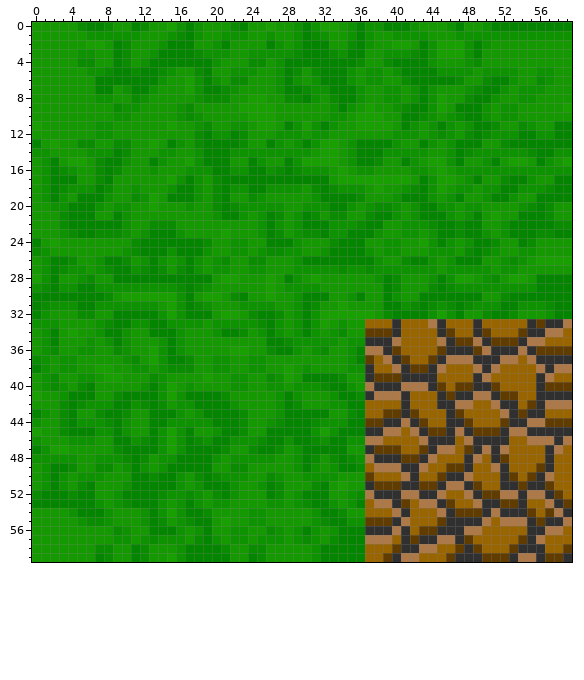
One commit to this pixel-art sprite: Project LoFi/Project LoFi/Project_LoFiContent/Textures/BottomRightCornerStoneAndGrass.png. Above: the version before the commit.
The file is 60x60 pixels. Colours within 5 levels of each other are drawn and written as one.
The result:
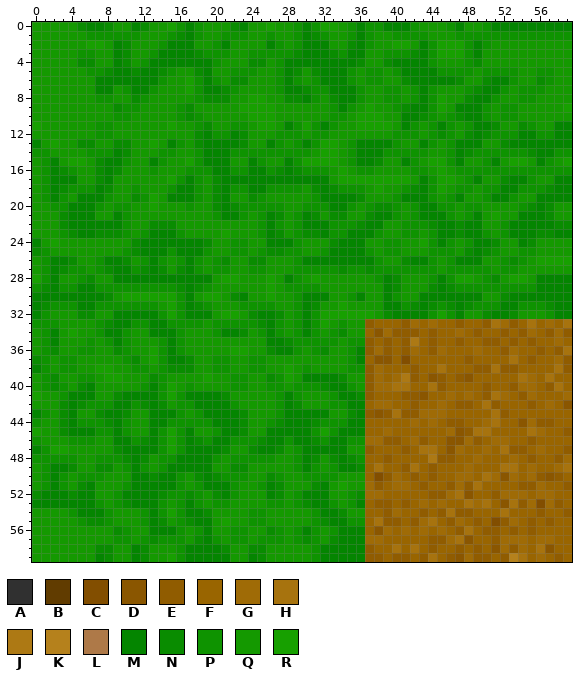
Palette (. is transparent): A #303030  B #613c00  C #824e00  D #8a5600  E #905c00  F #996500  G #9f6b06  H #a7730e  J #ad7914  K #b5811c  L #ae7948  M #048500  N #098c00  P #0e9300  Q #149900  R #17a000
Change:
@@ x 35..59 @@
 32 RRRQNMMMMPRPMQQNMMNQQQPMM
-33 QQFFFAFFFLAFFFAFFFFFABAAL
-34 QQBBBAFFFFABFFABFFFBAALLF
-35 PPAAALFFFFLABBLABBBALLFFF
-36 PMLLABFFFFBAAABLAAALABBBB
-37 PMBFLABFFBALLLAAALLFLAAAA
-38 PPAFFLABBALFFFLALFFFFLALL
-39 QQABBBAAAAFFFFALFFFFFALFF
-40 PQLAAALLLABFBBAABFFFFABBB
-41 MNALLLAFFFABAALLABBFFAAAA
-42 MMFFFFAFFFAALLFFLAAFBALLL
-43 NMFFBBABFFFABFFFFLABAAFFF
-44 MMBBAALABFFAABFFFBAALLBBB
-45 MMAALLFLABBALABBBALLAAAAA
-46 PPLLFFFFLAAAFLAAAAFFLLLAL
-47 QQABBBFFBALLFBALALFFFFALF
-48 NPLAAABBALFFFALFABFFFFAFF
-49 MNFLLLAALFFBBAFFLAFFFBAFF
-50 QQBFFFLAFFBAALFFFABFBALFF
-51 QQABBBAABBALLABFFAABAABFF
-52 PNLAAALLAALFFLABBLLALLABF
-53 PMFLLABFLLABFFLAABBAFFLAB
-54 QQFFFLAFFFLABBBALAAABFBLA
-55 PPBBBALFFFBAAAALFLLLABAAL
-56 MMAAALAFBBAAALLFFFFFAALLF
-57 MMLLLFABAALLABFFFFFBALFFF
-58 MMFFFBAALLFFBABFFFBAAAFFB
-59 MMFFBALLFFFBAAABBBALLABBA
+33 QQEFFFEGFGFFEFFEHGEFHFGFH
+34 QQFDGEEEFEFFGFEFFEFEGFEGE
+35 PPEFEFEJFEFFEFFEEFEFEFFGF
+36 PMEGEFEGFEGFFFGFFEGFFEFEH
+37 PMFDDFCFFFFFFEFFFFHFEFFGE
+38 PPEGFFFEFFHFFFEEHEEFFFFHE
+39 QQEGFGJEFDEFEDFFFFFHGFHFF
+40 PQEGGHHFFHEFFFFEFFEGGFEHF
+41 MNEFFFEEDFFGFGFEHGFEGFFFG
+42 MMFGGFFEFFGFEEFHEFFFEFGFD
+43 NMEDEHEEGGGFFFFFHEFFFFFFF
+44 MMFFFFFGFGFEEFFGHFFDGEEFF
+45 MMFFGFFFFFFGDEHHFFFFHGFFE
+46 PPGGEEFGEFFDDGEFGGFFEFFFF
+47 QQEFFFEFHHFDGFFGFHEEFGFFE
+48 NPFFEFFFFJEEFFGFFFGFEFFEG
+49 MNFHFFEHFEFFFGFFFHHFGFFGH
+50 QQFCEGFEFEFFGGFHGDGFGEDEF
+51 QQGEFGGFEFFEGEHFFFFEEGFFE
+52 PNGGFFFFFEEGHDFFEGGGFGGFF
+53 PMFEEFEFGFGFFHGHFDHEGCGEF
+54 QQFFEGFFEFEHEEFFFHFFFEFFE
+55 PPFHEEFEGHFEGFEFCEGFEFEFF
+56 MMFDGFGFGFGFEHFEEFEFEFFFF
+57 MMGGFFFFFEEGHDFFEGGGFGGFF
+58 MMEFFHFHFEFFEFEFDGEGFHDFF
+59 MMEEFEEFEHFEDGEEFEKHFGFEF
Pixel boxes of the changes (left, top, right, bottom) in both pictures:
changed: (365, 319, 572, 562)
